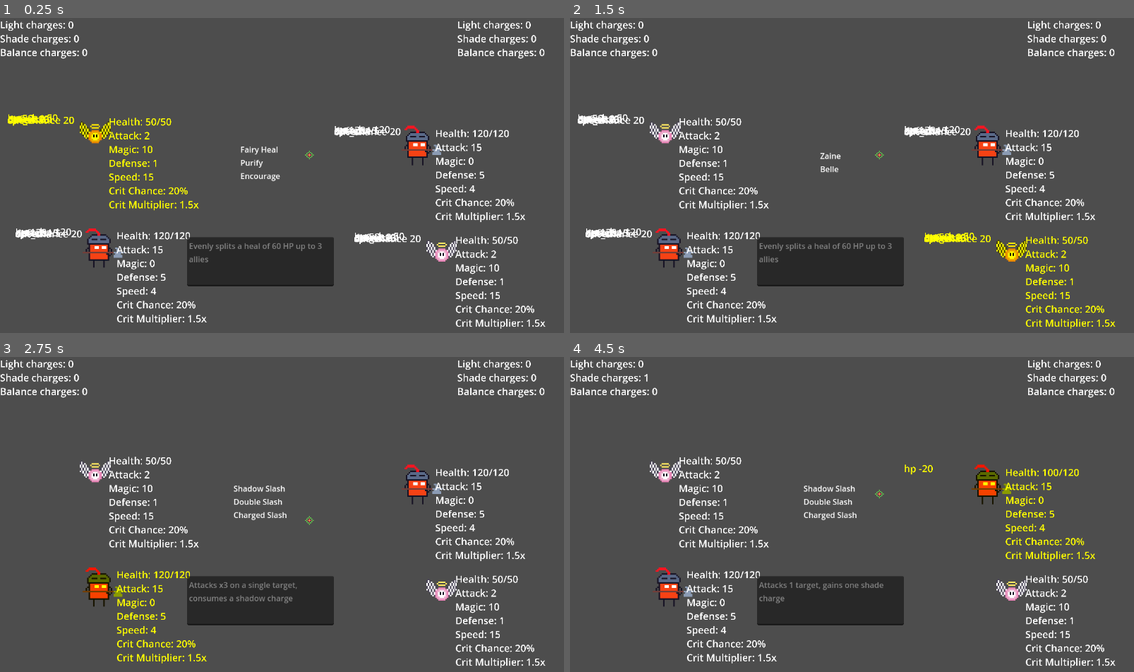
Above: before the commit, frames 1-4 (two rows, left to right).
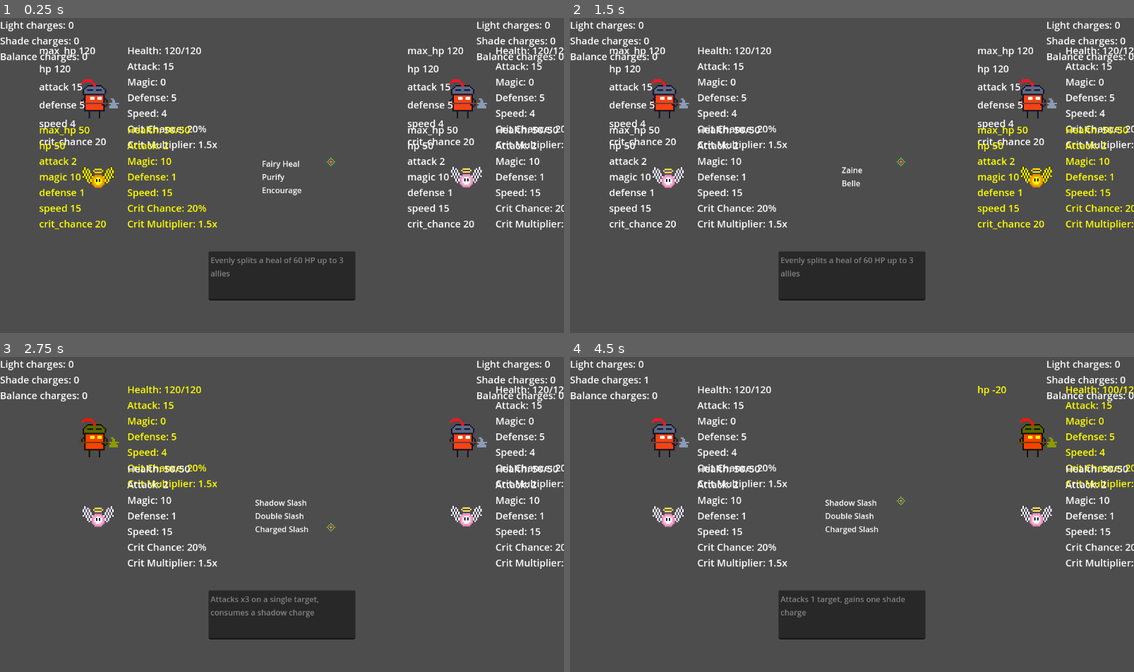
Above: after the commit, the same moments.

Repository: Storessss/rpg-battler
Game: Godot game, scene res://scenes/game/battle/battle.tscn
Two runs of this game, one before a commit and one after it. Both use one fixed random seed, a clock stepped at 60 frames per second and the inputs below.
Inputs:
- Up to frame 1 (0.25 s): no input
- Up to frame 2 (1.5 s): tap Enter (confirm) at 0.5, 1.25, 1.35 s; hold W (up) 0.53-1.28 s; tap Shift (select) at 0.6 s; hold Backspace (back) from 1.28 s (still down)
- Up to frame 3 (2.75 s): tap Shift (select) at 1.55, 2.1 s; tap Enter (confirm) at 2 s; release Backspace (back) at 2.03 s; hold W (up) from 2.03 s (still down)
- Up to frame 4 (4.5 s): tap Enter (confirm) at 2.75, 3.5, 3.6, 4.25 s; tap Shift (select) at 2.85, 3.8, 4.35 s; release W (up) at 3.53 s; hold Backspace (back) from 3.53 s (still down)

The runs differ from the first frame. In frame 1, 16% of the frame differs, in the area x 0-100%, y 0-99%; in frame 2, 16%; in frame 3, 13%; in frame 4, 13%.

Commit message:
Some fixes

Diff:
--- a/scenes/game/battle/action_box.gd
+++ b/scenes/game/battle/action_box.gd
@@ -57,7 +57,7 @@
 		index = (index + 1 + vbox.get_child_count()) % vbox.get_child_count()
 	if vbox.get_child(index):
 		selector.position = vbox.get_child(index).position
-		selector.position += Vector2(100, -15)
+		selector.position += Vector2(100, -30)
 	if turn_phase == 0:
 		if GlobalVariables.actions.has(vbox.get_child(index).text):
 			description_box.text = GlobalVariables.actions[vbox.get_child(index).text]["description"]
--- a/scenes/game/battle/battle.gd
+++ b/scenes/game/battle/battle.gd
@@ -1,4 +1,4 @@
-extends Node2D
+extends CanvasLayer
 
 @onready var action_box = $ActionBox
 
--- a/scenes/game/battle/battle.tscn
+++ b/scenes/game/battle/battle.tscn
@@ -5,62 +5,67 @@
 [ext_resource type="PackedScene" uid="uid://ekrlym7dimqx" path="res://scenes/game/battle/action_box.tscn" id="3_rqgoa"]
 [ext_resource type="PackedScene" uid="uid://d1whnej7urumi" path="res://scenes/game/characters/belle.tscn" id="3_vjerc"]
 
-[node name="Battle" type="Node2D"]
+[node name="Battle" type="CanvasLayer"]
 script = ExtResource("1_5od06")
 
 [node name="YellowTeam" type="Node2D" parent="."]
 
 [node name="Zaine" parent="YellowTeam" instance=ExtResource("2_rqgoa")]
-position = Vector2(210, 467)
+position = Vector2(200, 162)
 
 [node name="Belle" parent="YellowTeam" instance=ExtResource("3_vjerc")]
-position = Vector2(194, 234)
+position = Vector2(200, 324)
 
 [node name="PurpleTeam" type="Node2D" parent="."]
 
 [node name="Zaine3" parent="PurpleTeam" instance=ExtResource("2_rqgoa")]
-position = Vector2(861, 258)
+position = Vector2(952, 162)
 
 [node name="Belle2" parent="PurpleTeam" instance=ExtResource("3_vjerc")]
-position = Vector2(902, 476)
+position = Vector2(952, 324)
 
 [node name="ActionBox" parent="." instance=ExtResource("3_rqgoa")]
-offset_left = 532.0
-offset_top = 295.0
-offset_right = 532.0
-offset_bottom = 295.0
+anchors_preset = 8
+anchor_left = 0.5
+anchor_top = 0.5
+anchor_right = 0.5
+anchor_bottom = 0.5
+size_flags_horizontal = 4
+size_flags_vertical = 4
 
 [node name="YellowTeamCharges" type="VBoxContainer" parent="."]
 offset_right = 40.0
-offset_bottom = 40.0
-scale = Vector2(0.2, 0.2)
+offset_bottom = 419.0
 
 [node name="Light" type="Label" parent="YellowTeamCharges"]
 layout_mode = 2
-theme_override_font_sizes/font_size = 100
+theme_override_font_sizes/font_size = 20
 
 [node name="Shade" type="Label" parent="YellowTeamCharges"]
 layout_mode = 2
-theme_override_font_sizes/font_size = 100
+theme_override_font_sizes/font_size = 20
 
 [node name="Balance" type="Label" parent="YellowTeamCharges"]
 layout_mode = 2
-theme_override_font_sizes/font_size = 100
+theme_override_font_sizes/font_size = 20
 
 [node name="PurpleTeamCharges" type="VBoxContainer" parent="."]
-offset_left = 934.0
-offset_right = 974.0
+anchors_preset = 1
+anchor_left = 1.0
+anchor_right = 1.0
+offset_left = -40.0
 offset_bottom = 419.0
-scale = Vector2(0.2, 0.2)
+grow_horizontal = 0
+metadata/_edit_use_anchors_ = true
 
 [node name="Light" type="Label" parent="PurpleTeamCharges"]
 layout_mode = 2
-theme_override_font_sizes/font_size = 100
+theme_override_font_sizes/font_size = 20
 
 [node name="Shade" type="Label" parent="PurpleTeamCharges"]
 layout_mode = 2
-theme_override_font_sizes/font_size = 100
+theme_override_font_sizes/font_size = 20
 
 [node name="Balance" type="Label" parent="PurpleTeamCharges"]
 layout_mode = 2
-theme_override_font_sizes/font_size = 100
+theme_override_font_sizes/font_size = 20
--- a/scenes/game/battle/temp_label.tscn
+++ b/scenes/game/battle/temp_label.tscn
@@ -9,13 +9,15 @@
 anchor_bottom = 1.0
 grow_horizontal = 2
 grow_vertical = 2
+size_flags_horizontal = 3
+size_flags_vertical = 3
 script = ExtResource("1_ymhle")
 
 [node name="Label" type="Label" parent="."]
 layout_mode = 0
 offset_right = 40.0
 offset_bottom = 23.0
-theme_override_font_sizes/font_size = 100
+theme_override_font_sizes/font_size = 20
 
 [node name="DestroyTimer" type="Timer" parent="."]
 wait_time = 2.0
--- a/scenes/game/characters/Character.gd
+++ b/scenes/game/characters/Character.gd
@@ -48,7 +48,8 @@
 	modulate = Color.YELLOW
 	for effect in status_effects.duplicate():
 		if effect["tick_time"] == "start":
-			effect["apply"].call(self)
+			if effect["tick_type"] == "turn":
+				effect["apply"].call(self)
 			effect["duration"] -= 1
 			if effect["duration"] <= 0:
 				if effect.has("on_expire"):
@@ -59,7 +60,8 @@
 	modulate = Color.WHITE
 	for effect in status_effects.duplicate():
 		if effect["tick_time"] == "end":
-			effect["apply"].call(self)
+			if effect["tick_type"] == "turn":
+				effect["apply"].call(self)
 			effect["duration"] -= 1
 			if effect["duration"] <= 0:
 				if effect.has("on_expire"):
@@ -77,6 +79,8 @@
 		status_effects[existing_index] = effect
 	else:
 		status_effects.append(effect)
+		if effect["tick_type"] == "once":
+			effect["apply"].call(self)
 
 func update_labels():
 	for label in $VBoxContainer.get_children():
--- a/scenes/game/characters/character.tscn
+++ b/scenes/game/characters/character.tscn
@@ -6,43 +6,41 @@
 scale = Vector2(3, 3)
 
 [node name="VBoxContainer" type="VBoxContainer" parent="."]
-offset_left = 28.0
-offset_top = -36.0
-offset_right = 434.0
-offset_bottom = 806.0
-scale = Vector2(0.2, 0.2)
+offset_left = 60.0
+offset_top = -110.0
+offset_right = 61.0
+offset_bottom = 110.0
 
 [node name="Hp" type="Label" parent="VBoxContainer"]
 layout_mode = 2
-theme_override_font_sizes/font_size = 100
+theme_override_font_sizes/font_size = 20
 
 [node name="Damage" type="Label" parent="VBoxContainer"]
 layout_mode = 2
-theme_override_font_sizes/font_size = 100
+theme_override_font_sizes/font_size = 20
 
 [node name="Magic" type="Label" parent="VBoxContainer"]
 layout_mode = 2
-theme_override_font_sizes/font_size = 100
+theme_override_font_sizes/font_size = 20
 
 [node name="Defense" type="Label" parent="VBoxContainer"]
 layout_mode = 2
-theme_override_font_sizes/font_size = 100
+theme_override_font_sizes/font_size = 20
 
 [node name="Speed" type="Label" parent="VBoxContainer"]
 layout_mode = 2
-theme_override_font_sizes/font_size = 100
+theme_override_font_sizes/font_size = 20
 
 [node name="CritChance" type="Label" parent="VBoxContainer"]
 layout_mode = 2
-theme_override_font_sizes/font_size = 100
+theme_override_font_sizes/font_size = 20
 
 [node name="CritMultiplier" type="Label" parent="VBoxContainer"]
 layout_mode = 2
-theme_override_font_sizes/font_size = 100
+theme_override_font_sizes/font_size = 20
 
 [node name="StatUpdates" type="VBoxContainer" parent="."]
-offset_left = -179.0
-offset_top = -44.0
-offset_right = 227.0
-offset_bottom = 939.0
-scale = Vector2(0.2, 0.2)
+offset_left = -120.0
+offset_top = -110.0
+offset_right = -120.0
+offset_bottom = 110.0
--- a/singletons/status_effect_manager.gd
+++ b/singletons/status_effect_manager.gd
@@ -4,6 +4,7 @@
 	"name": "Poison",
 	"is_positive": false,
 	"tick_time": "start",
+	"tick_type": "turn",
 	"duration": 3,
 	"apply": func(target):
 		target.hp -= 3,
@@ -14,9 +15,10 @@
 	"name": "Strength",
 	"is_positive": true,
 	"tick_time": "end",
+	"tick_type": "once",
 	"duration": 2,
 	"apply": func(target):
-		var bonus = int(target.attack * 0.33)
+		var bonus = round(target.attack * 0.33)
 		target.temp_effect_modifiers["strength"] = bonus
 		target.attack += bonus,
 	"on_expire": func(target):
@@ -28,6 +30,7 @@
 	"name": "Weakness",
 	"is_positive": false,
 	"tick_time": "end",
+	"tick_type": "once",
 	"duration": 2,
 	"apply": func(target):
 		target.damage -= 15,
